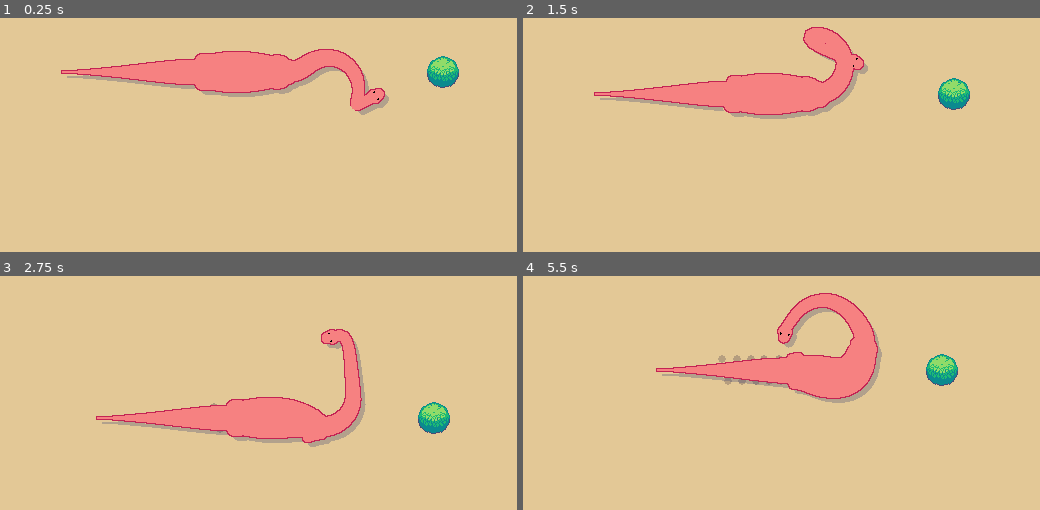
Above: before the commit, frames 1-4 (two rows, left to right).
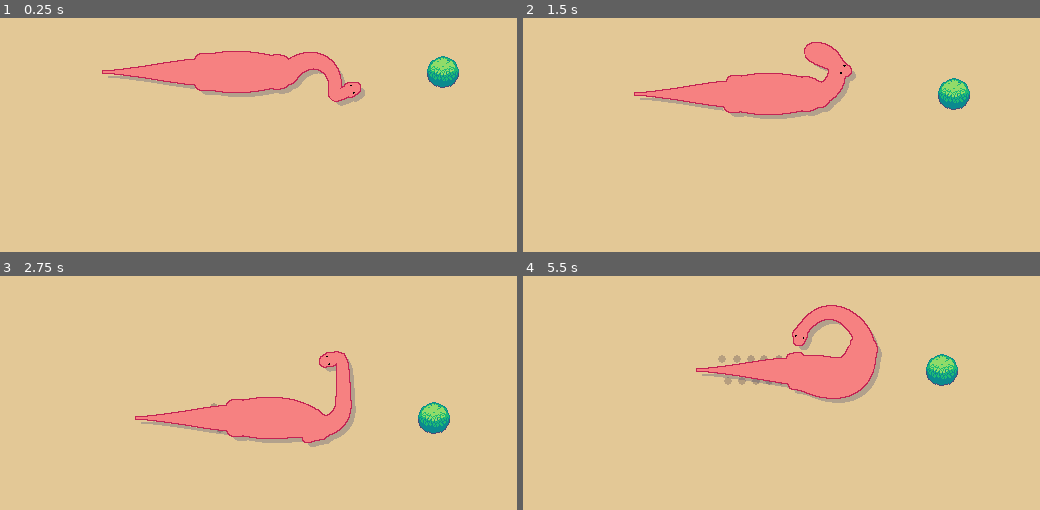
Above: after the commit, the same moments.

Repository: jentaruno/menchie
Game: Godot game, scene res://scenes/main.tscn
The game is run twice, just before and just after one commit, with the same random seed, the same clock (stepped at 60 frames per second) and the same inputs.
Inputs (mouse positions are in pixels of both pictures, inside the frame that each line leads up to):
- Up to frame 1 (0.25 s): no input
- Up to frame 2 (1.5 s): move the mouse to (952, 53) at 0.52 s; hold Right (move_right) 0.53-1.28 s; click (952, 53) at 0.67 s; move the mouse to (683, 90) at 1.27 s; hold Down (move_down) from 1.28 s (still down)
- Up to frame 3 (2.75 s): move the mouse to (outside the picture) at 2.02 s; release Down (move_down) at 2.03 s; hold Right (move_right) from 2.03 s (still down)
- Up to frame 4 (5.5 s): move the mouse to (776, 402) at 2.77 s; release Right (move_right) at 2.78 s; hold Up (move_up) 2.78-3.53 s; click (776, 402) at 2.92 s; move the mouse to (998, 383) at 3.52 s; hold Left (move_left) 3.53-5.03 s; move the mouse to (outside the picture) at 4.27 s; move the mouse to (843, 329) at 5.02 s; hold Down (move_down) from 5.03 s (still down); click (843, 329) at 5.17 s

The runs differ from the first frame. In frame 1, 3.2% of the frame differs, in the area x 11-76%, y 13-42%; in frame 2, 2.5%; in frame 3, 3.1%; in frame 4, 3.2%, in the area x 25-69%, y 7-48%.
Error before the commit: Invalid call. Nonexistent function 'grow_to' in base 'Nil'. (res://player/growth/exp_manager.gd:13)

Commit message:
get good length ratios

Diff:
--- a/player/body_parts/dino_neck.gd
+++ b/player/body_parts/dino_neck.gd
@@ -1,7 +1,7 @@
 class_name DinoNeck extends AttachableLine2D
 
 #region Exports
-@export var curr_length: float = 128.0
+@export var curr_length: float = 96.0
 
 ## Number of bones in the neck
 @export_range(3, 50, 1) var num_bones: int = 24:
--- a/player/body_parts/dino_tail.gd
+++ b/player/body_parts/dino_tail.gd
@@ -2,7 +2,7 @@
 
 # Simulates tail movement by fitting a Line2D to a standing wave
 
-var curr_length: float = 160.0
+var curr_length: float = 112.0
 @export var num_bones: int = 12:
 	set(value):
 		num_bones = value
--- a/player/growth/debug_growth.gd
+++ b/player/growth/debug_growth.gd
@@ -1,7 +1,10 @@
 extends Node
 
-var _curr_level: int
+var _curr_level: int = 1
 @onready var menchie: DinoMain = %Menchie
+
+func _ready() -> void:
+	menchie.grow_to(_curr_level)
 
 func _physics_process(_delta: float) -> void:
 	var input_dir = Input.get_vector("move_left", "move_right", "move_up", "move_down")
--- a/player/growth/exp_manager.gd
+++ b/player/growth/exp_manager.gd
@@ -3,6 +3,7 @@
 var curr_level: int = 1
 
 func _ready() -> void:
+	await get_tree().process_frame
 	grow_to(curr_level)
 
 func handle_level_up() -> void:
--- a/player/growth/growth_config.tres
+++ b/player/growth/growth_config.tres
@@ -4,17 +4,17 @@
 
 [sub_resource type="Curve" id="Curve_m7wna"]
 _limits = [0.0, 2000.0, 0.0, 1.0]
-_data = [Vector2(0, 96), 0.0, 0.0, 0, 0, Vector2(1, 1024), 0.0, 0.0, 0, 0]
+_data = [Vector2(0, 96), 0.0, 0.0, 0, 0, Vector2(1, 576), 0.0, 0.0, 0, 0]
 point_count = 2
 
 [sub_resource type="Curve" id="Curve_7mu7e"]
 _limits = [0.0, 2000.0, 0.0, 1.0]
-_data = [Vector2(0, 128), 0.0, 0.0, 0, 0, Vector2(1, 1024), 0.0, 0.0, 0, 0]
+_data = [Vector2(0, 96), 0.0, 0.0, 0, 0, Vector2(1, 960), 0.0, 0.0, 0, 0]
 point_count = 2
 
 [sub_resource type="Curve" id="Curve_x806q"]
 _limits = [0.0, 2000.0, 0.0, 1.0]
-_data = [Vector2(0, 160), 0.0, 0.0, 0, 0, Vector2(1, 1024), 0.0, 0.0, 0, 0]
+_data = [Vector2(0, 112), 0.0, 0.0, 0, 0, Vector2(1, 1648), 0.0, 0.0, 0, 0]
 point_count = 2
 
 [resource]
--- a/player/menchie.tscn
+++ b/player/menchie.tscn
@@ -61,7 +61,7 @@
 [node name="Neck" type="Line2D" parent="Body" unique_id=583472671]
 unique_name_in_owner = true
 position = Vector2(4, 0)
-points = PackedVector2Array(0, 0, 128, 0)
+points = PackedVector2Array(0, 0, 96, 0)
 width = 20.0
 width_curve = SubResource("Curve_13qdw")
 default_color = Color(0.9647059, 0.5058824, 0.5058824, 1)
@@ -75,7 +75,7 @@
 [node name="Head" type="Area2D" parent="Body/Neck" unique_id=19157097]
 unique_name_in_owner = true
 top_level = true
-position = Vector2(134, 0)
+position = Vector2(102, 0)
 script = ExtResource("3_woslb")
 
 [node name="HeadCollider" type="CollisionShape2D" parent="Body/Neck/Head" unique_id=1157306725]
@@ -116,7 +116,7 @@
 [node name="Tail" type="Line2D" parent="Body" unique_id=1523876359]
 unique_name_in_owner = true
 position = Vector2(-93, 0)
-points = PackedVector2Array(0, 0, -13.333336, 0, -26.666672, 0, -40, 0, -53.33333, 0, -66.66666, 0, -79.999985, 0, -93.33331, 0, -106.66664, 0, -119.99997, 0, -133.3333, 0, -146.66663, 0)
+points = PackedVector2Array(0, 0, -112, 0)
 width = 25.0
 width_curve = SubResource("Curve_sugp2")
 default_color = Color(0.9647059, 0.5058824, 0.5058824, 1)
